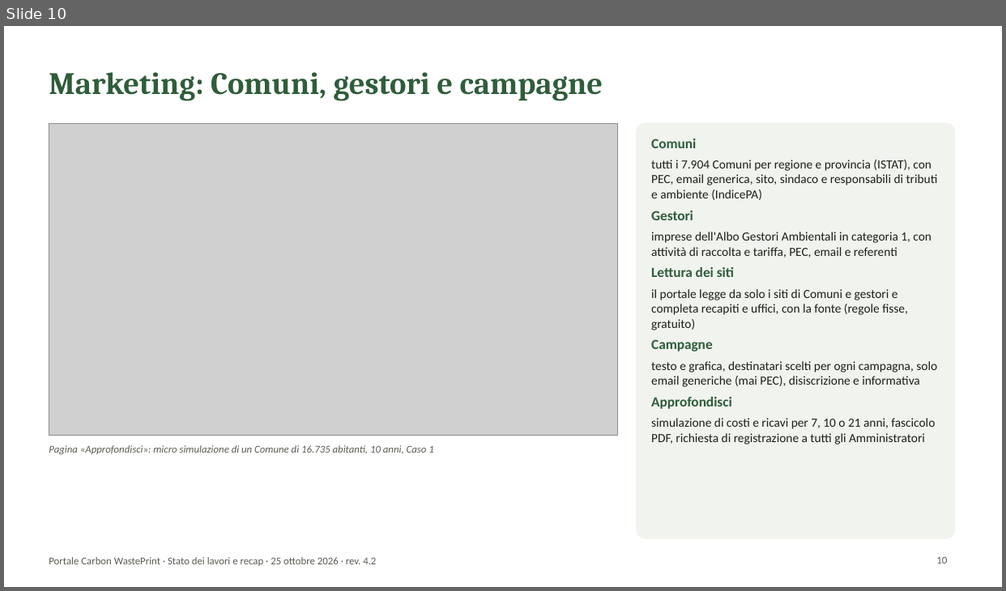
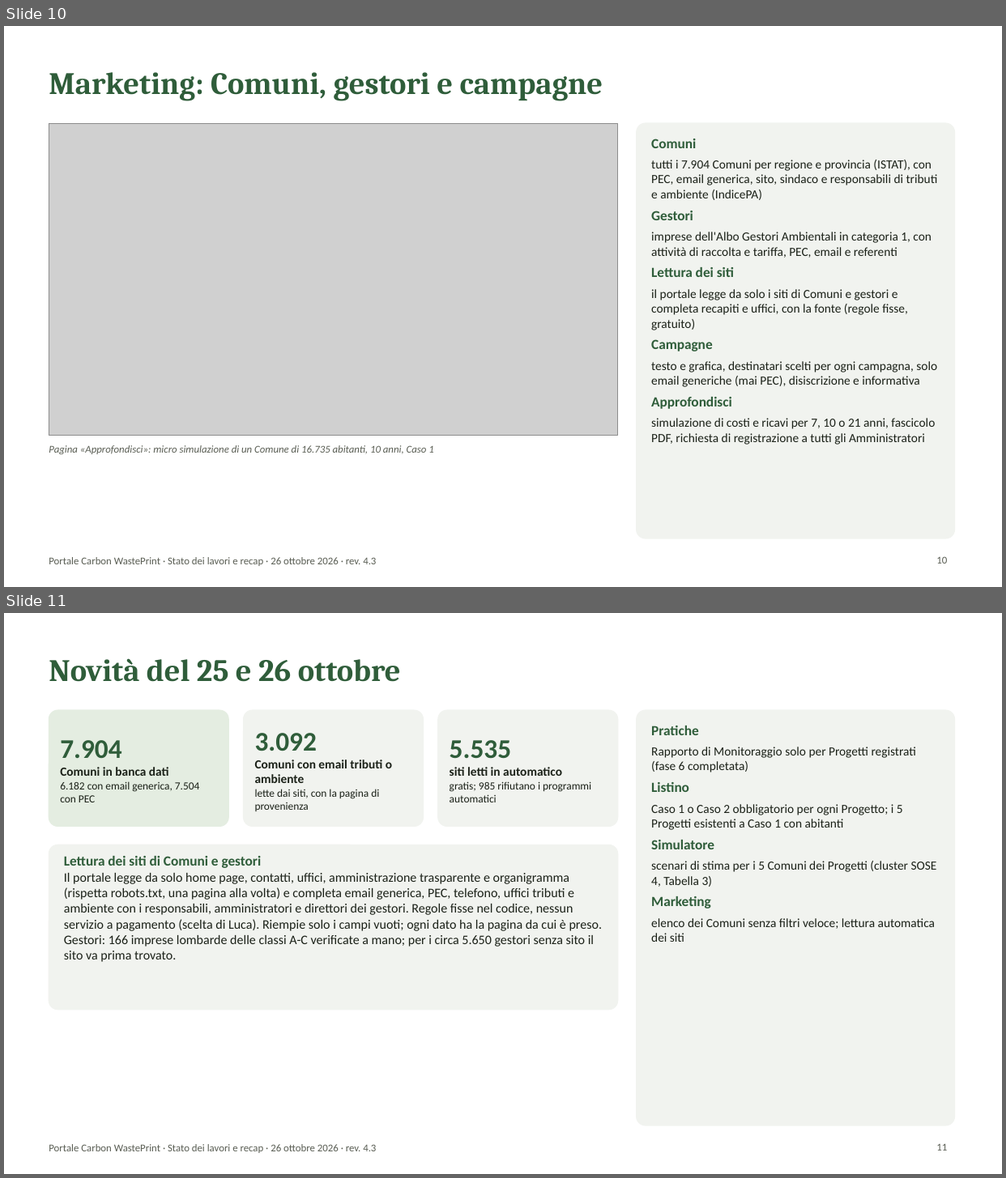
Before and after one commit to lucamorettioperate/portale-cwp, a slide deck: public/documentazione/Presentazione_Portale_CWP.pptx. Shown one above the other, each under a label of ours: slide 10 before the commit, slides 10 and 11 after it. The pictures are 1006x591 and 1006x1178 pixels, drawn with LibreOffice and Linux fonts; fonts in the diff are those of the drawing; grey boxes stand for pictures; background and template pictures are left out. Boxes give left, top, right and bottom in pixels: in the first picture for what was removed or moved away, otherwise in the second. Text is boxed around its words. In the diff, an @@ line names an element or a change of style, - is before the commit and + after.

```diff
--- a/public/documentazione/Presentazione_Portale_CWP.pptx
+++ b/public/documentazione/Presentazione_Portale_CWP.pptx
@@ slide 11 added at (4,613,1002,1174), background #FFFFFF; not listed: 1 template element that a slide beside it also shows @@
@@ title added at (49,658,401,682), 30 pt, text #2F5D3A, bold @@
+Novità del 25 e 26 ottobre
@@ rounded rectangle added at (49,710,228,826), fill #E4EDE1, outline #E4EDE1 1 pt @@
@@ rounded rectangle added at (244,710,424,826), fill #F1F3EF, outline #F1F3EF 1 pt @@
@@ text added at (255,733,392,811), 10.5 pt, text #1B2118 @@
+3.092
+Comuni con email tributi o ambiente
+lette dai siti, con la pagina di provenienza
@@ rounded rectangle added at (438,710,618,826), fill #F1F3EF, outline #F1F3EF 1 pt @@
@@ rounded rectangle added at (637,710,955,1126), fill #F1F3EF, outline #F1F3EF 1 pt @@
@@ text added at (651,726,937,942), 12 pt, text #1B2118 @@
+Pratiche
+Rapporto di Monitoraggio solo per Progetti registrati (fase 6 completata)
+Listino
+Caso 1 o Caso 2 obbligatorio per ogni Progetto; i 5 Progetti esistenti a Caso 1 con abitanti
+Simulatore
+scenari di stima per i 5 Comuni dei Progetti (cluster SOSE 4, Tabella 3)
+Marketing
+elenco dei Comuni senza filtri veloce; lettura automatica dei siti
@@ text added at (60,740,200,803), 10.5 pt, text #1B2118 @@
+7.904
+Comuni in banca dati
+6.182 con email generica, 7.504 con PEC
@@ text added at (450,740,591,803), 10.5 pt, text #1B2118 @@
+5.535
+siti letti in automatico
+gratis; 985 rifiutano i programmi automatici
@@ rounded rectangle added at (49,845,618,1010), fill #F1F3EF, outline #F1F3EF 1 pt @@
@@ text added at (64,856,603,962), 12.5 pt, text #1B2118 @@
+Lettura dei siti di Comuni e gestori
+Il portale legge da solo home page, contatti, uffici, amministrazione trasparente e organigramma (rispetta robots.txt, una pagina alla volta) e completa email generica, PEC, telefono, uffici tributi e ambiente con i responsabili, amministratori e direttori dei gestori. Regole fisse nel codice, nessun servizio a pagamento (scelta di Luca). Riempie solo i campi vuoti; ogni dato ha la pagina da cui è preso. Gestori: 166 imprese lombarde delle classi A-C verificate a mano; per i circa 5.650 gestori senza sito il sito va prima trovato.
@@ page number added at (936,1144,947,1151), 10 pt, text #5A5E54 @@
+11
@@ slide 10 changed as well @@
@@ text at (49,557,376,566): text changed @@
-Portale Carbon WastePrint · Stato dei lavori e recap · 25 ottobre 2026 · rev. 4.2
+Portale Carbon WastePrint · Stato dei lavori e recap · 26 ottobre 2026 · rev. 4.3
```
Also in this commit, not shown: 15 other slides changed, 22 other files.
